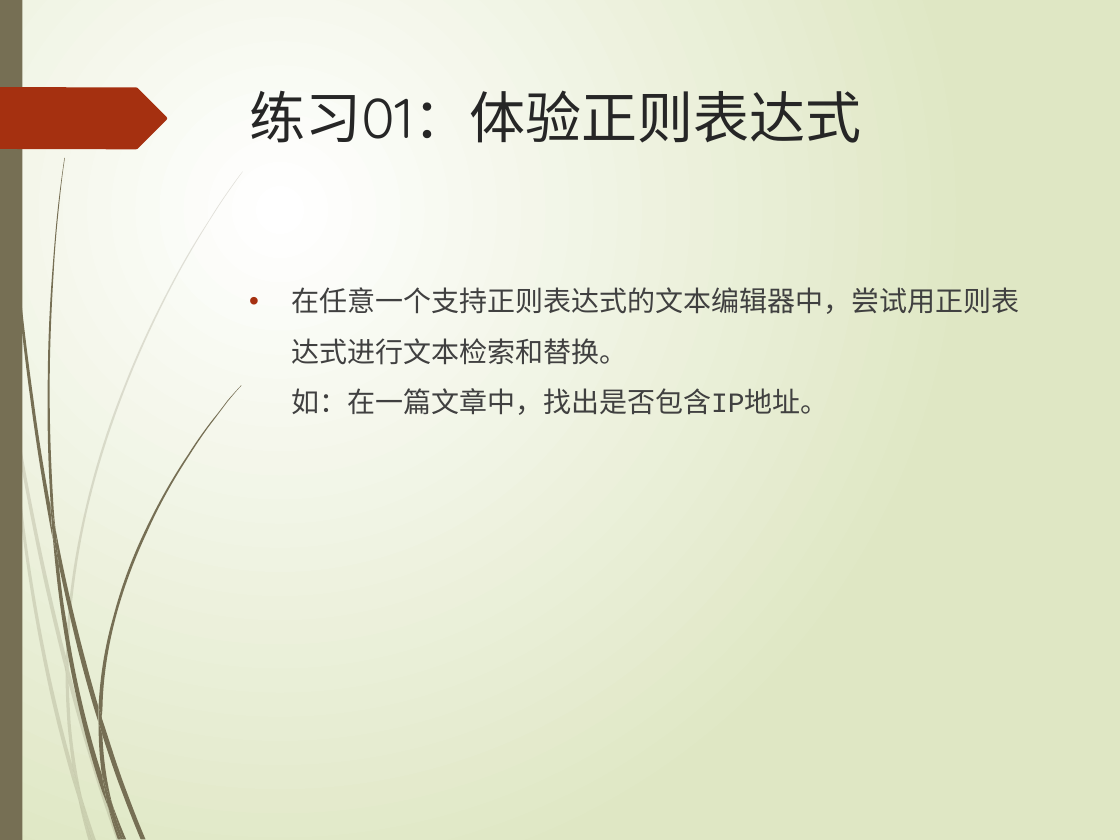
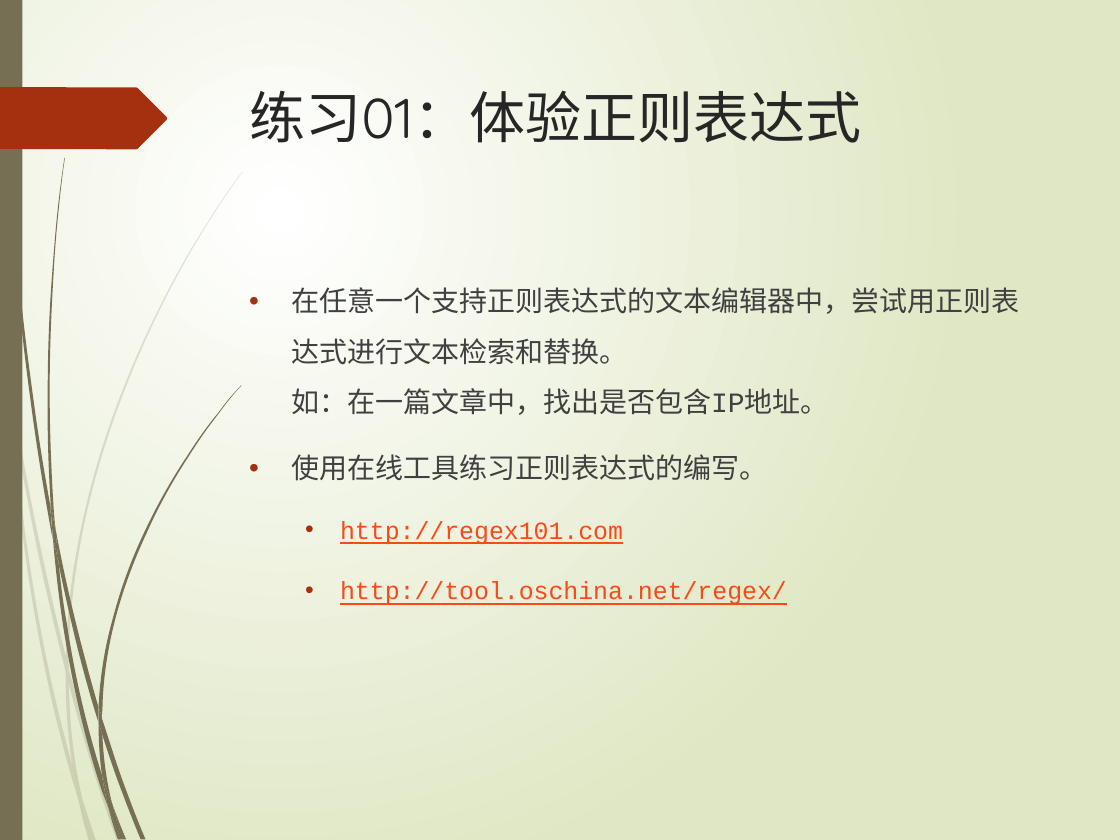
Before and after one commit to TeacherPeng/SoftwareDesignAndPractice, a slide deck: slide 6 of 教案/正则表达式的应用.pptx. Drawn at 1120x840 pixels with LibreOffice and Linux fonts; fonts in the diff are those of the drawing. Boxes give left, top, right and bottom in pixels: in the first picture for what was removed or moved away, otherwise in the second. Text is boxed around its words. In the diff, an @@ line names an element or a change of style, - is before the commit and + after.

```diff
--- a/教案/正则表达式的应用.pptx
+++ b/教案/正则表达式的应用.pptx
@@ text at box(291, 454, 787, 605): paragraphs added @@
+• 使用在线工具练习正则表达式的编写。
+  • http://regex101.com
+  • http://tool.oschina.net/regex/
```
Also in this commit, not shown: 13 other files.
